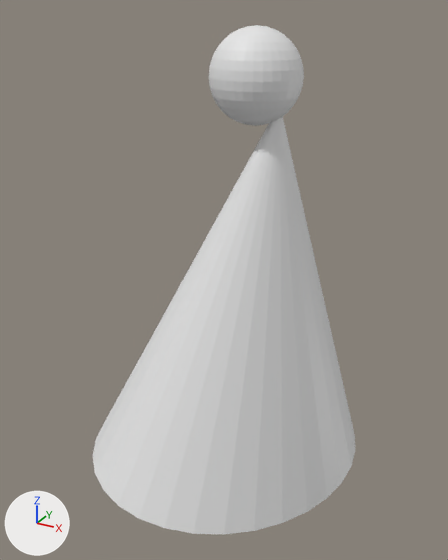
The Blender file scenes/partyhat.blend, before and after one commit.
Rendered twice from a 50 mm camera at (3.88, -6.9, 14.36) aimed at (-0.11, 0.36, 10.73). Arrows for +X, +Y and +Z are at lower left; the lights stay in place.
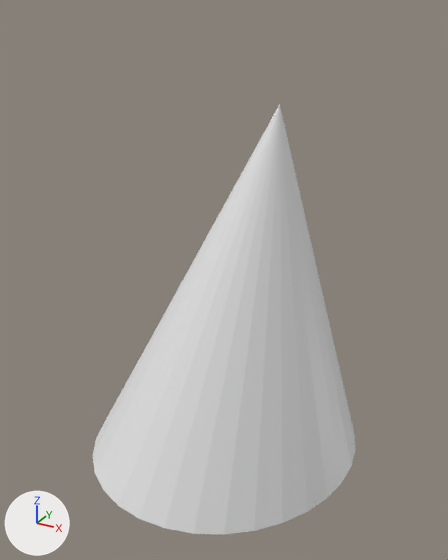
Changed parts and their boxes (x1, y1, x2, y2) in the pictures (448 x 560 px):
'Sphere', deleted: before (209, 25, 304, 126)

Diff of the bpy script that builds the scene:
```diff
--- a/scenes/partyhat.blend.py
+++ b/scenes/partyhat.blend.py
@@ ob_sphere @@
-ob_sphere = bpy.data.objects.new('Sphere', me_sphere)
-ob_sphere.location = (0.27, 0.5, 13.56)
-ob_sphere.scale = (0.6, 0.6, 0.6)
```
